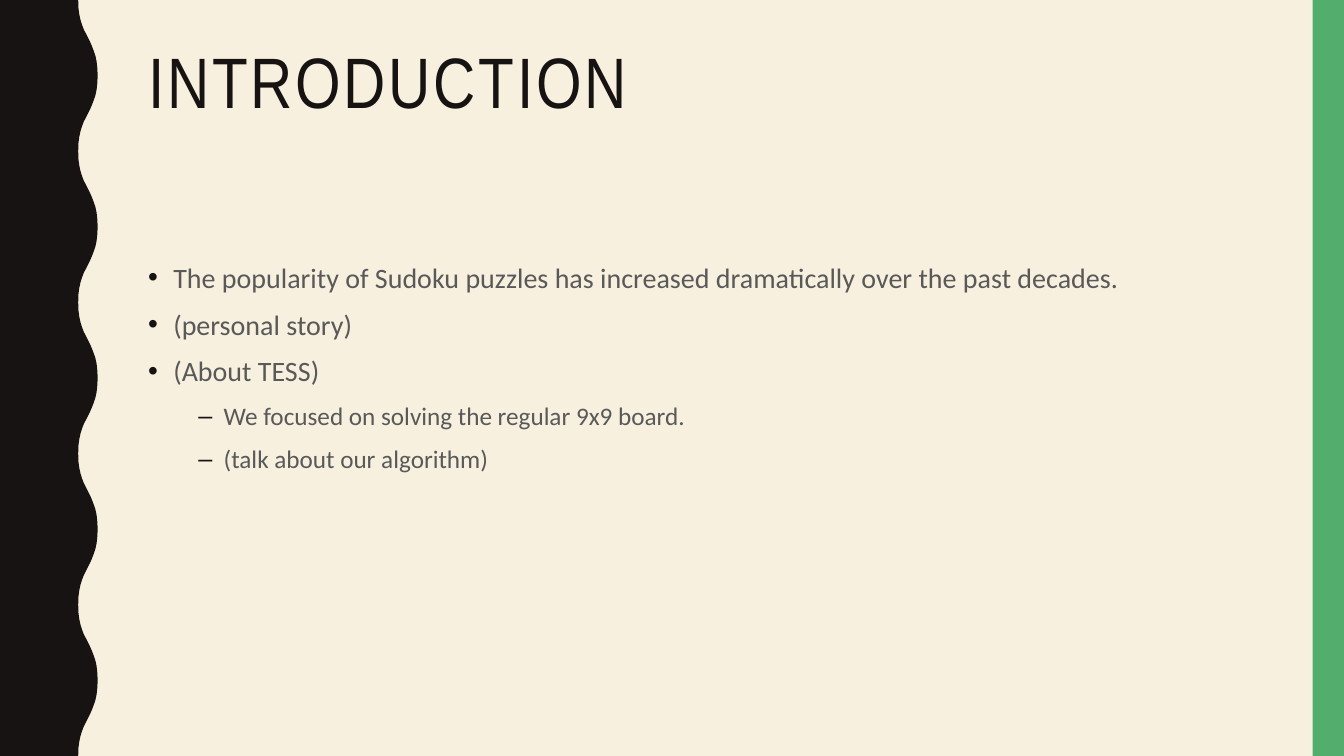
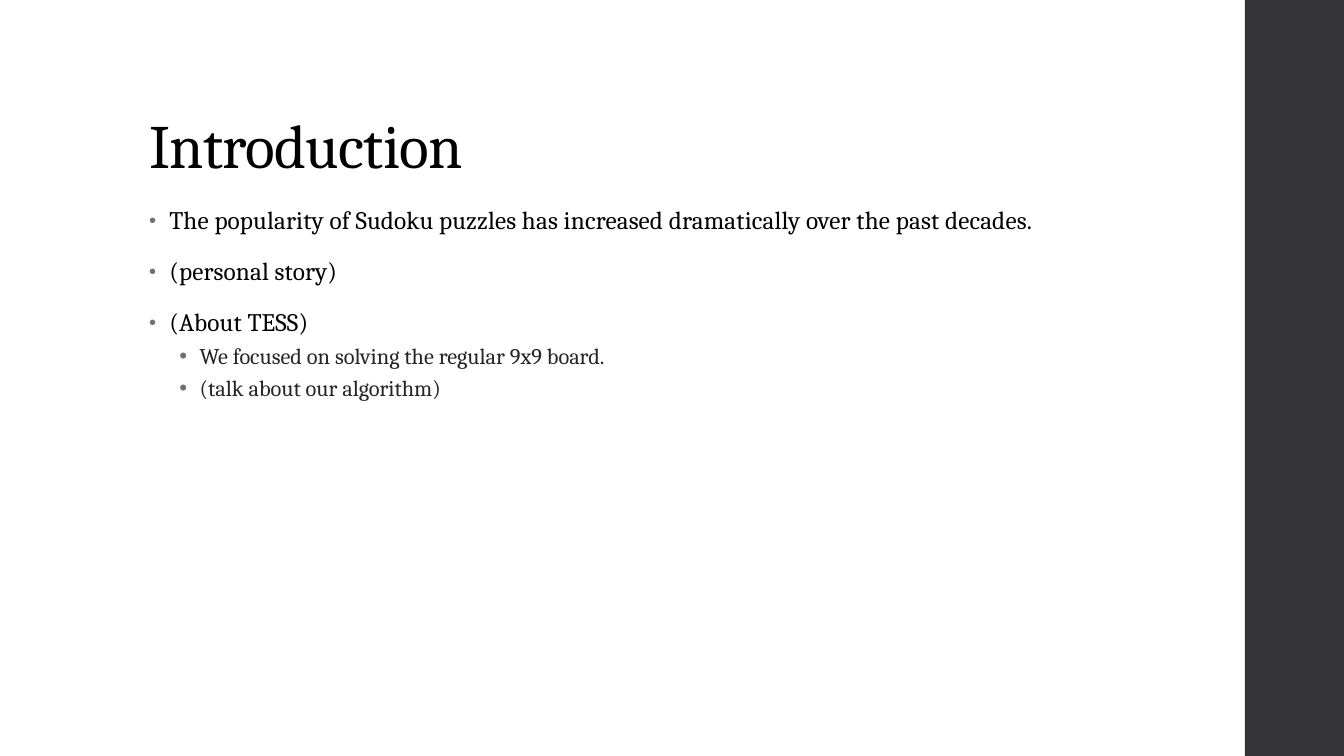
Before and after one commit to dakoval/Sudoku, a slide deck: slide 3 of Project Report/Final Project Report Presentation.pptx. Drawn at 1344x756 pixels with LibreOffice and Linux fonts; fonts in the diff are those of the drawing. Boxes give left, top, right and bottom in pixels: in the first picture for what was removed or moved away, otherwise in the second. Text is boxed around its words. In the diff, an @@ line names an element or a change of style, - is before the commit and + after.

```diff
--- a/Project Report/Final Project Report Presentation.pptx
+++ b/Project Report/Final Project Report Presentation.pptx
@@ background #F7F0DF to #FFFFFF @@
@@ freeform shape removed at (0,0,98,756) @@
@@ rectangle: place and size @@
-rectangle at (1313,0,1344,756)
+rectangle at (1245,0,1344,756)
@@ rectangle at (1245,0,1344,756): fill #53AE6E to #353537 @@
@@ title "Introduction" at (149,125,463,169): vertical alignment top to bottom @@
@@ title at (149,125,463,169): text changed; size 51 to 44 pt; font Arial Narrow to Cambria; text colour #171312 to #000000 @@
-INTRODUCTION
+Introduction
@@ text "The popularity of Sudoku puzzles ...": place and size @@
-text "The popularity of Sudoku puzzles ..." at (173,268,1117,473)
+text "The popularity of Sudoku puzzles ..." at (169,211,1032,401)
@@ text "The popularity of Sudoku puzzles ..." at (169,211,1032,401): size 20 to 18 pt, text colour #595959 to #000000, letter spacing 0 to 0.1 pt in "The popularity of Sudoku puzzles has increased ...", "(personal story)", "(About TESS)"; font Calibri to Cambria; size 18 to 16 pt, text colour #595959 to #262626 in "We focused on solving the regular 9x9 ...", "(talk about our algorithm)"; indent changed; line spacing 1.1 to 0.95; more space between paragraphs; bullet colour #171312 to #6F6F74; bullet – to •; line spacing 1.1 to 0.9; less space between paragraphs @@
```
Also in this commit, not shown: 21 other slides changed, 1 other file.
